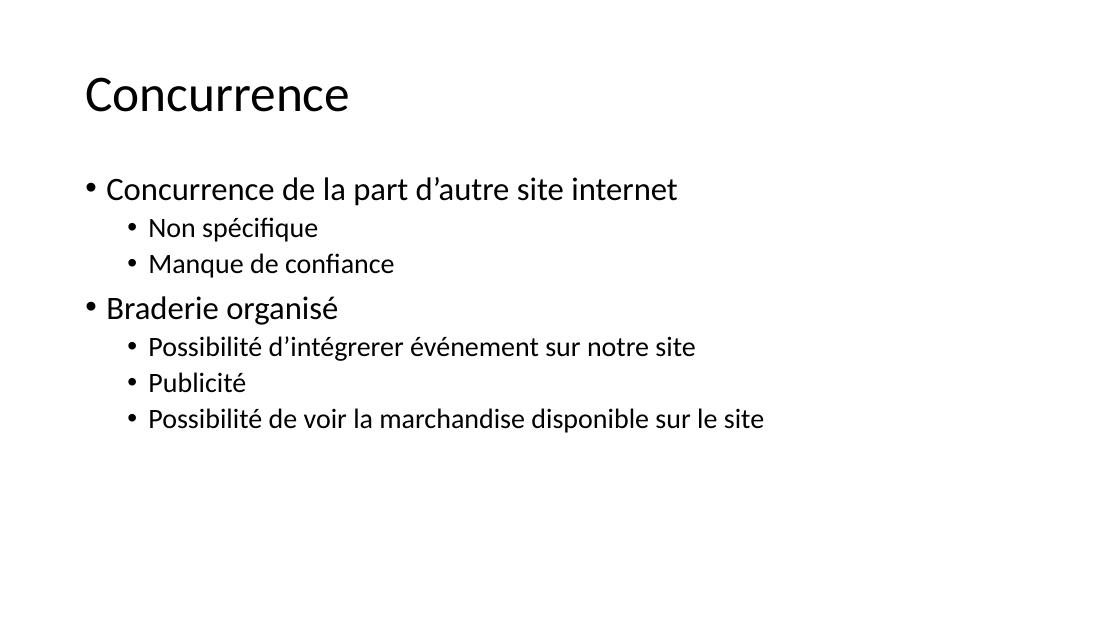
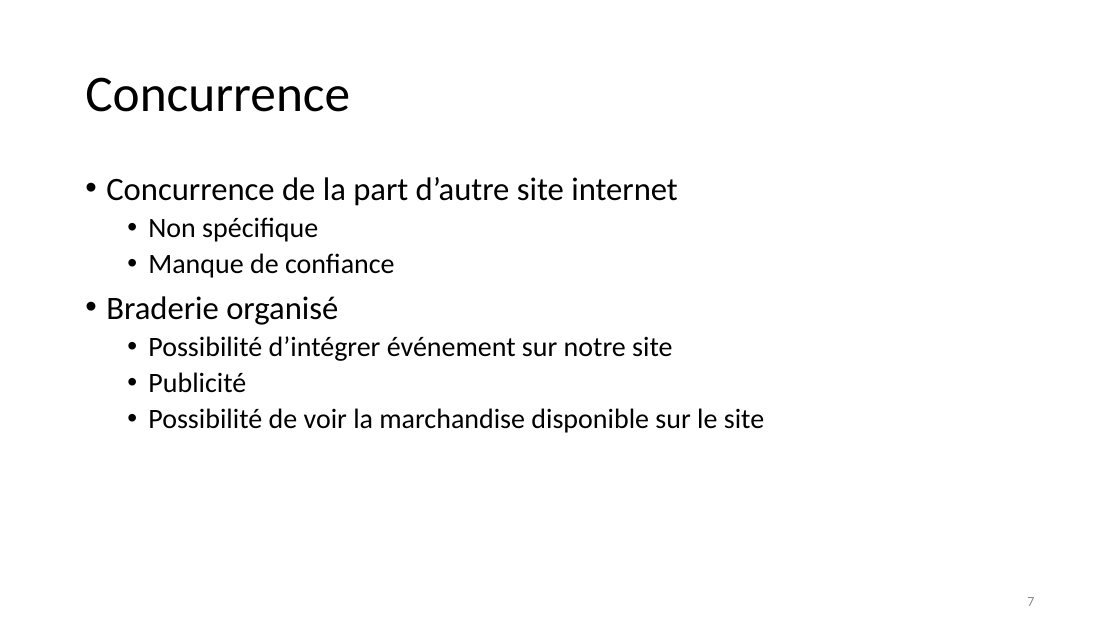
Before and after one commit to unige-pinfo-2019/PInfo1, a slide deck: slide 7 of Docs/UNIbay_DeskPitch.pptx (slide 8 before the commit). Drawn at 1120x630 pixels with LibreOffice and Linux fonts; fonts in the diff are those of the drawing. Boxes give left, top, right and bottom in pixels: in the first picture for what was removed or moved away, otherwise in the second. Text is boxed around its words. In the diff, an @@ line names an element or a change of style, - is before the commit and + after.

```diff
--- a/Docs/UNIbay_DeskPitch.pptx
+++ b/Docs/UNIbay_DeskPitch.pptx
@@ text at [148, 336, 672, 361]: text changed @@
-  • Possibilité d’intégrerer événement sur notre site
+  • Possibilité d’intégrer événement sur notre site
@@ page number added at [1027, 597, 1034, 606], 12 pt, text #8C8C8C @@
+7
```
Also in this commit, not shown: 9 other slides changed, 4 slides added, 5 slides removed.
